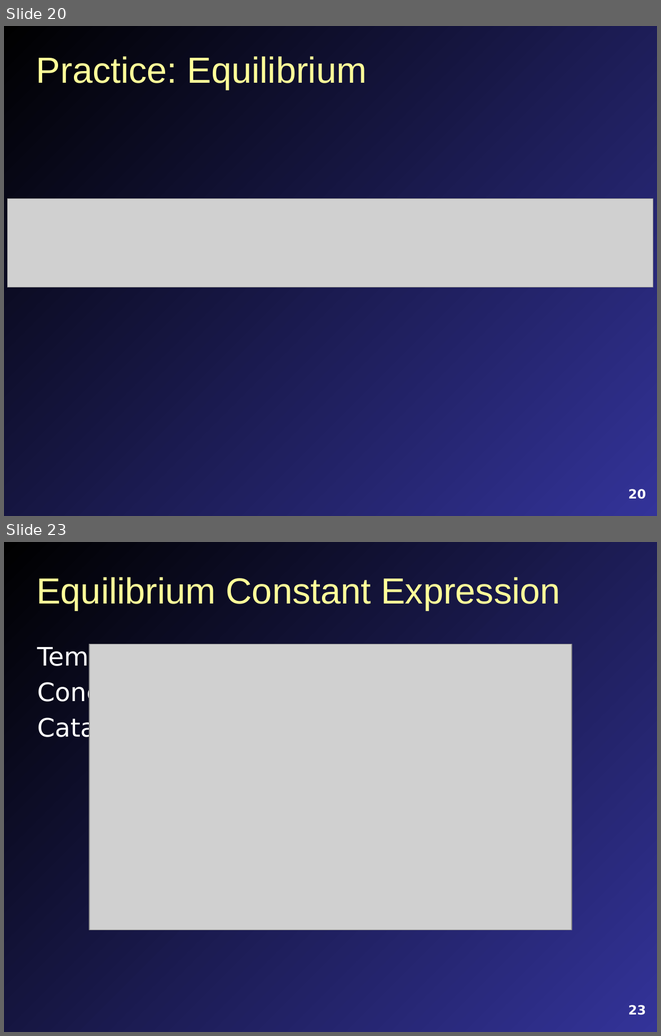
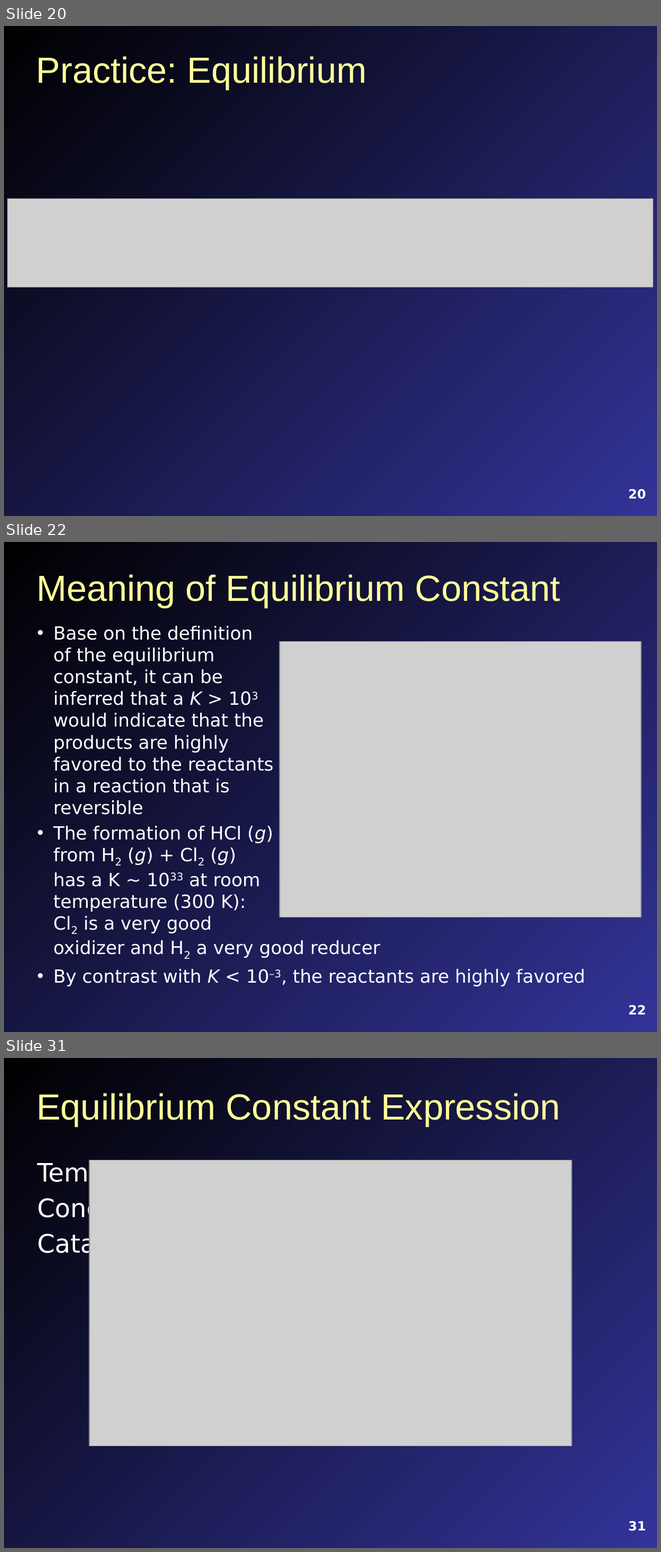
Before and after one commit to profmitch/profmitch.github.io, a slide deck: Teaching/Chemistry/Lecture Slides/FCC Chem 3A Chap 13 Content.pptx. Shown one above the other, each under a label of ours: slides 20 and 23 before the commit, slides 20, 22 and 31 after it; the slides between them are not shown. The pictures are 661x1036 and 661x1552 pixels, drawn with LibreOffice and Linux fonts; fonts in the diff are those of the drawing; grey boxes stand for pictures. Boxes give left, top, right and bottom in pixels: in the first picture for what was removed or moved away, otherwise in the second. Text is boxed around its words. In the diff, an @@ line names an element or a change of style, - is before the commit and + after.

```diff
--- a/Teaching/Chemistry/Lecture Slides/FCC Chem 3A Chap 13 Content.pptx
+++ b/Teaching/Chemistry/Lecture Slides/FCC Chem 3A Chap 13 Content.pptx
@@ slide 22 added at [4,542,657,1032], background gradient #000000 to #333399 @@
@@ title added at [36,574,560,608], 40 pt, text #FFFF99 @@
+Meaning of Equilibrium Constant
@@ text added at [53,626,585,986], 20 pt, text #FFFFFF @@
+• Base on the definition
+  of the equilibrium
+  constant, it can be
+  inferred that a K > 103
+  would indicate that the
+  products are highly
+  favored to the reactants
+  in a reaction that is
+  reversible
+• The formation of HCl (g)
+  from H2 (g) + Cl2 (g)
+  has a K ~ 1033 at room
+  temperature (300 K):
+  Cl2 is a very good
+  oxidizer and H2 a very good reducer
+• By contrast with K < 10–3, the reactants are highly favored
@@ picture added at [280,641,641,917] @@
@@ page number added at [628,1005,646,1014], 14 pt, text #FFFFFF, bold @@
+22
@@ what was slide 23 is now slide 31 @@
@@ page number at [628,1521,646,1531]: text changed @@
-23
+31
```
Also in this commit, not shown: 5 slides changed, 16 other slides added, 4 slides removed, 3 other files.
